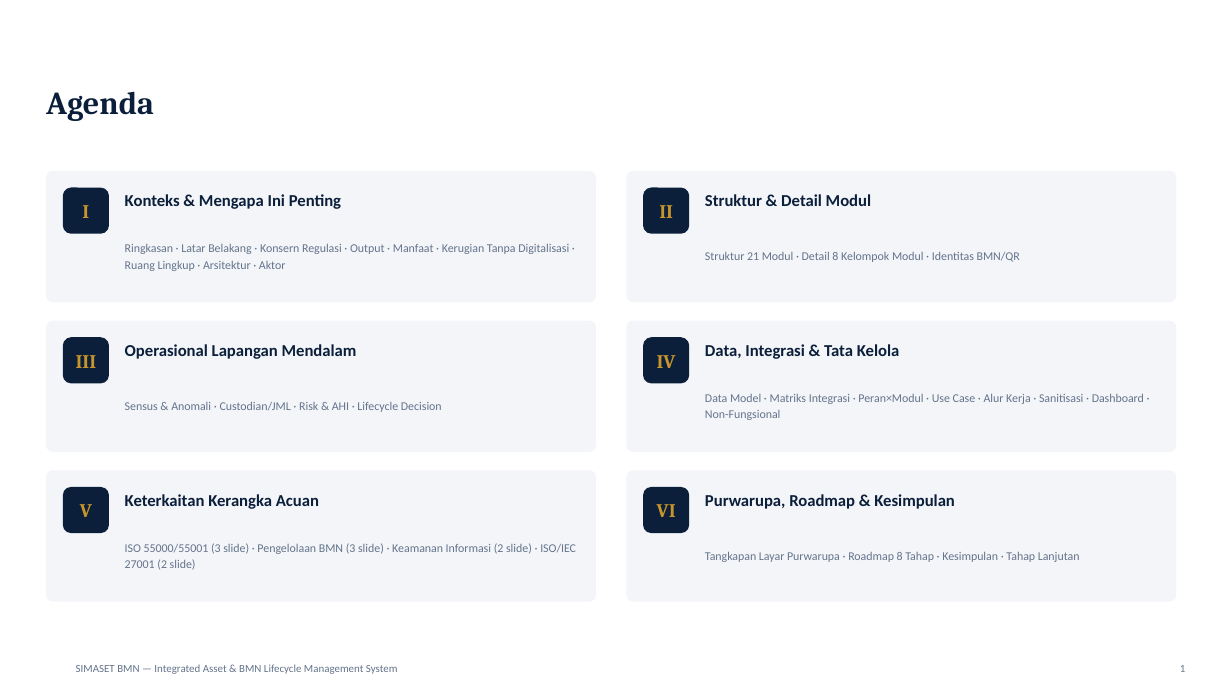
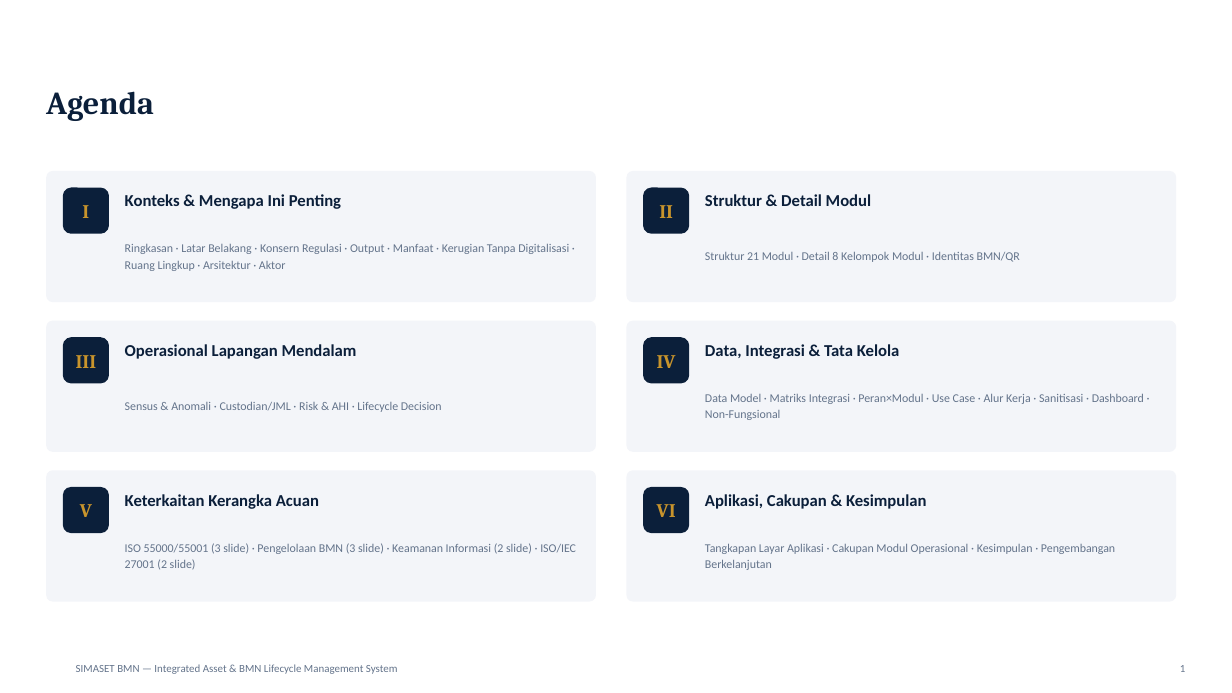
Before and after one commit to DrOsmond-STU/asetmanajemen, a slide deck: slide 2 of docs/SIMASET-BMN-Presentasi.pptx. Drawn at 1232x693 pixels with LibreOffice and Linux fonts; fonts in the diff are those of the drawing; background and template pictures are left out. Boxes give left, top, right and bottom in pixels: in the first picture for what was removed or moved away, otherwise in the second. Text is boxed around its words. In the diff, an @@ line names an element or a change of style, - is before the commit and + after.

```diff
--- a/docs/SIMASET-BMN-Presentasi.pptx
+++ b/docs/SIMASET-BMN-Presentasi.pptx
@@ text at (705, 494, 927, 509): text changed @@
-Purwarupa, Roadmap & Kesimpulan
+Aplikasi, Cakupan & Kesimpulan
@@ text at (705, 543, 1115, 570): text changed @@
-Tangkapan Layar Purwarupa · Roadmap 8 Tahap · Kesimpulan · Tahap Lanjutan
+Tangkapan Layar Aplikasi · Cakupan Modul Operasional · Kesimpulan · Pengembangan Berkelanjutan
```
Also in this commit, not shown: 22 other slides changed, 4 other files.
